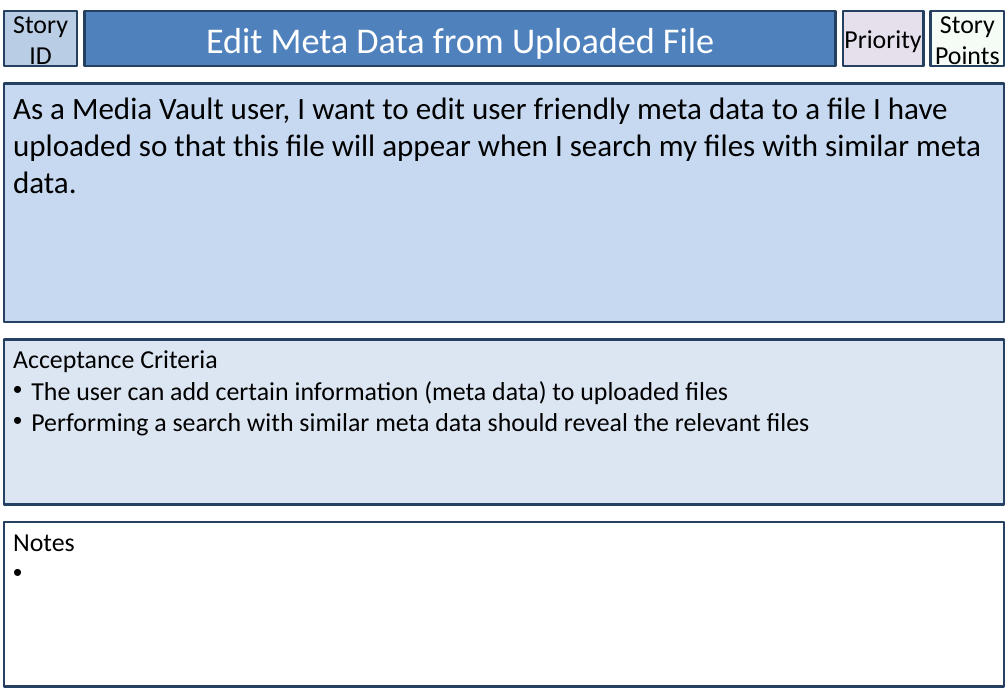
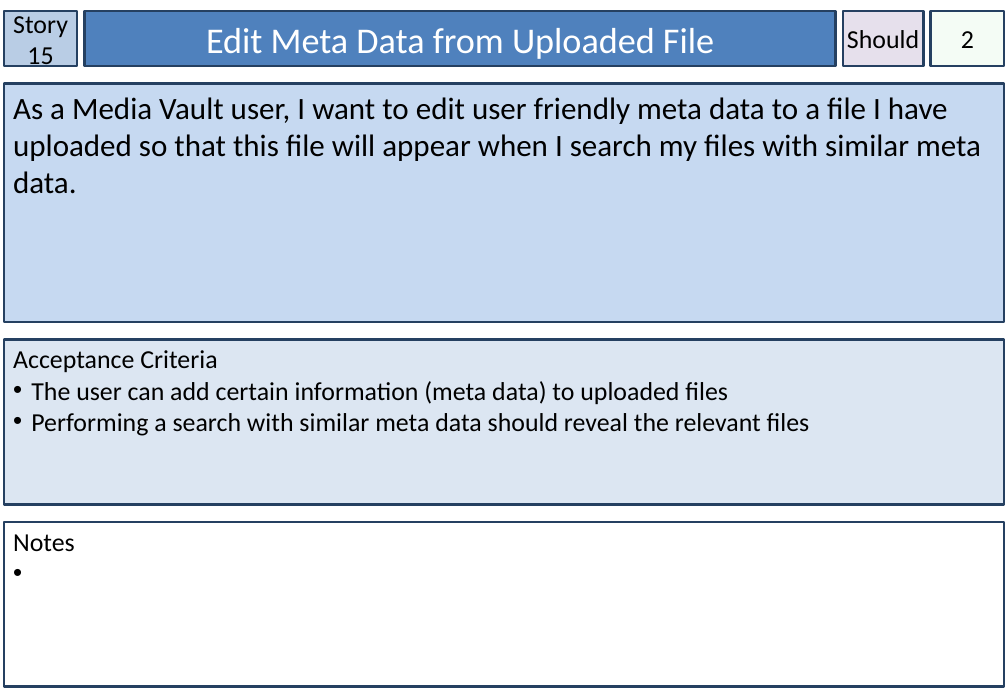
Before and after one commit to Lewibra/IFB299, a slide deck: slide 17 of Stories/Story Cards.pptx (slide 18 before the commit). Drawn at 1008x698 pixels with LibreOffice and Linux fonts; fonts in the diff are those of the drawing. Boxes give left, top, right and bottom in pixels: in the first picture for what was removed or moved away, otherwise in the second. Text is boxed around its words. In the diff, an @@ line names an element or a change of style, - is before the commit and + after.

```diff
--- a/Stories/Story Cards.pptx
+++ b/Stories/Story Cards.pptx
@@ text in rectangle at bbox=[13, 16, 68, 71]: text changed @@
-Story ID
+Story 15
@@ text in rectangle at bbox=[847, 30, 919, 48]: text changed @@
-Priority
+Should
@@ text in rectangle at bbox=[961, 31, 974, 48]: text changed @@
-Story Points
+2
```
Also in this commit, not shown: 20 other slides changed, 3 slides added.
